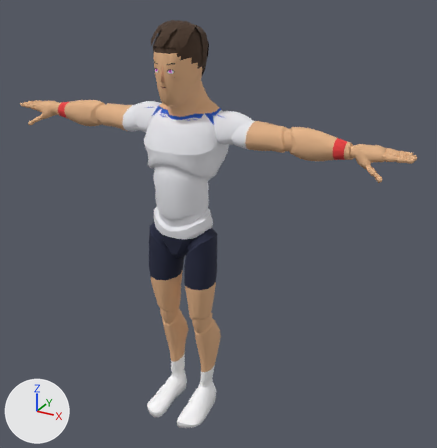
Before and after pictures for a commit that changed the glTF model sweetspot/models/players/p01.glb.
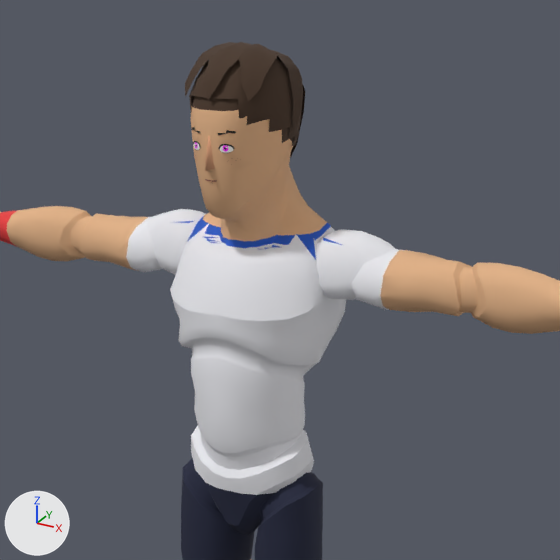
Old and new are each drawn whole from a camera (50 mm lens) standing at (1.36, -2.14, 2.11) and looking at (0.14, 0.08, 0.99) and again close up on the part from 14% to 76% of the width and 0% to 60% of the height. The lights are fixed; the arrows at lower left show +X, +Y and +Z. The last two pictures show the newer version. Vertices at exactly the same position are counted once.

In view in the first close-up: 'Body', 'Face', 'Hair', 'Nose'.
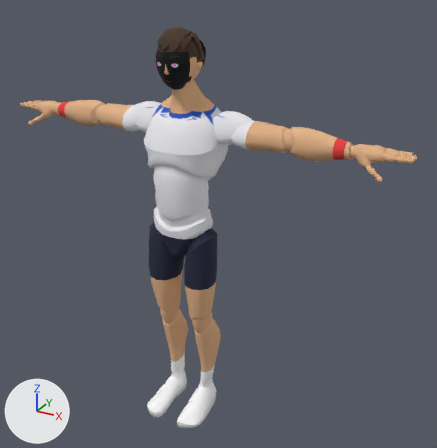
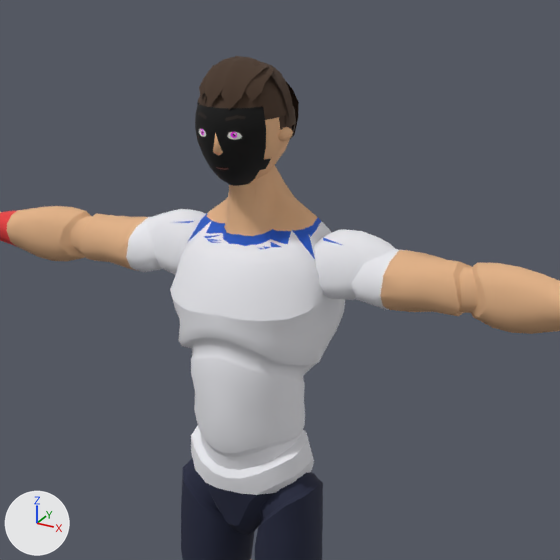
Pixel boxes (x1, y1, x2, y2) of what changed, in the close-ups (560 x 560 px; the box of a moved part takes in the faces that stretch with it):
'Body', reshaped
    before: (0, 96, 560, 560)
    after: (0, 165, 560, 560)
'Hair', reshaped
    before: (185, 42, 305, 158)
    after: (197, 56, 299, 139)
'Face', surface changed, reshaped
    before: (192, 127, 236, 182)
    after: (195, 102, 271, 186)
'Head', added (brown)
    after: (204, 95, 293, 180)
'Nose', deleted
    before: (205, 136, 215, 171)
part 1 of me_mannequin, moved or reshaped
    before: (0, 105, 560, 560)
    after: (0, 165, 560, 560)
part 2 of me_mannequin, surface changed
    before: (191, 96, 296, 143)
part 4 of me_hair, rebuilt
    before: (189, 58, 302, 151)
    after: (197, 76, 296, 137)
part 5 of me_hair, rebuilt
    before: (185, 42, 278, 101)
    after: (199, 57, 293, 119)
part 6 of me_hair, rebuilt (mostly hidden before)
    before: (283, 63, 305, 158)
    after: (245, 59, 299, 139)
part 7 of me_hair, added (brown)
    after: (205, 56, 268, 110)
part 8 of me_hair, deleted (brown)
    before: (272, 50, 303, 130)

The edits, one by one:
Material 'face' (mat_face) changes its picture from img_face_01 to img_face_01.
me_mannequin is used by ob_body; location (0.0, 0.0, 0.0).
me_mannequin had 7378 vertices, 14511 faces and spanned x -0.97..0.97, y -0.21..0.16, z 0.0..1.86.
me_mannequin now has 7378 vertices, 14511 faces and spans x -0.97..0.97, y -0.21..0.16, z 0.0..1.76.
me_mannequin part 1: 550 of 7378 vertices moved; they spanned x -0.71..0.71, y -0.13..0.16, z 0.73..1.86 and now span x -0.71..0.71, y -0.11..0.16, z 0.73..1.76; mean shift (0.0, 0.0, 0.0); largest move (-0.14, 0.09, 1.53) -> (0.12, 0.03, 1.53).
me_mannequin part 2: 188 kept faces spanning x -0.04..0.04, y -0.05..0.06, z 1.66..1.76 get new texture (UV) coordinates.
Other edits to the shape of me_mannequin do not show in these pictures.
me_face is used by ob_face; location (0.0, 0.0, 0.0).
me_face had 52 vertices, 72 faces and spanned x -0.077..0.077, y -0.13..-0.06, z 1.603..1.758.
me_face now has 100 vertices, 158 faces and spans x -0.082..0.082, y -0.107..-0.024, z 1.615..1.771.
me_face part 3: the whole mesh is rebuilt.
me_hair is used by ob_hair; location (0.0, 0.0, 0.0).
me_hair had 444 vertices, 840 faces and spanned x -0.108..0.108, y -0.126..0.142, z 1.621..1.881.
me_hair now has 473 vertices, 896 faces and spans x -0.096..0.096, y -0.096..0.129, z 1.653..1.856.
me_hair part 4: the loose piece of 219 vertices spanning x -0.101..0.101, y -0.117..0.126, z 1.621..1.864 is rebuilt with 219 vertices and now spans x -0.092..0.092, y -0.085..0.117, z 1.653..1.839.
me_hair part 5: the loose piece of 84 vertices spanning x -0.086..0.086, y -0.126..0.066, z 1.785..1.881 is rebuilt with 85 vertices and now spans x -0.096..0.096, y -0.079..0.074, z 1.741..1.852.
me_hair part 6: the loose piece of 84 vertices spanning x -0.077..0.077, y 0.042..0.142, z 1.651..1.861 is rebuilt with 112 vertices and now spans x -0.066..0.072, y -0.072..0.129, z 1.668..1.85.
me_hair part 7: a new loose piece of 57 vertices spanning x -0.052..0.059, y -0.096..0.042, z 1.767..1.856, in mat_palette (picture img_palette).
me_hair part 8: the loose piece of 57 vertices spanning x -0.108..0.108, y 0.007..0.091, z 1.719..1.864 is deleted.
Mesh me_head is new.
It has 531 vertices, 1043 faces and spans x -0.101..0.101, y -0.114..0.111, z 1.607..1.832.
It uses material mat_palette (picture img_palette).
Object 'Nose' (ob_nose) is deleted.
Object 'Head' (ob_head) is new; it shows me_head.
Its location is (0.0, 0.0, 0.0).
